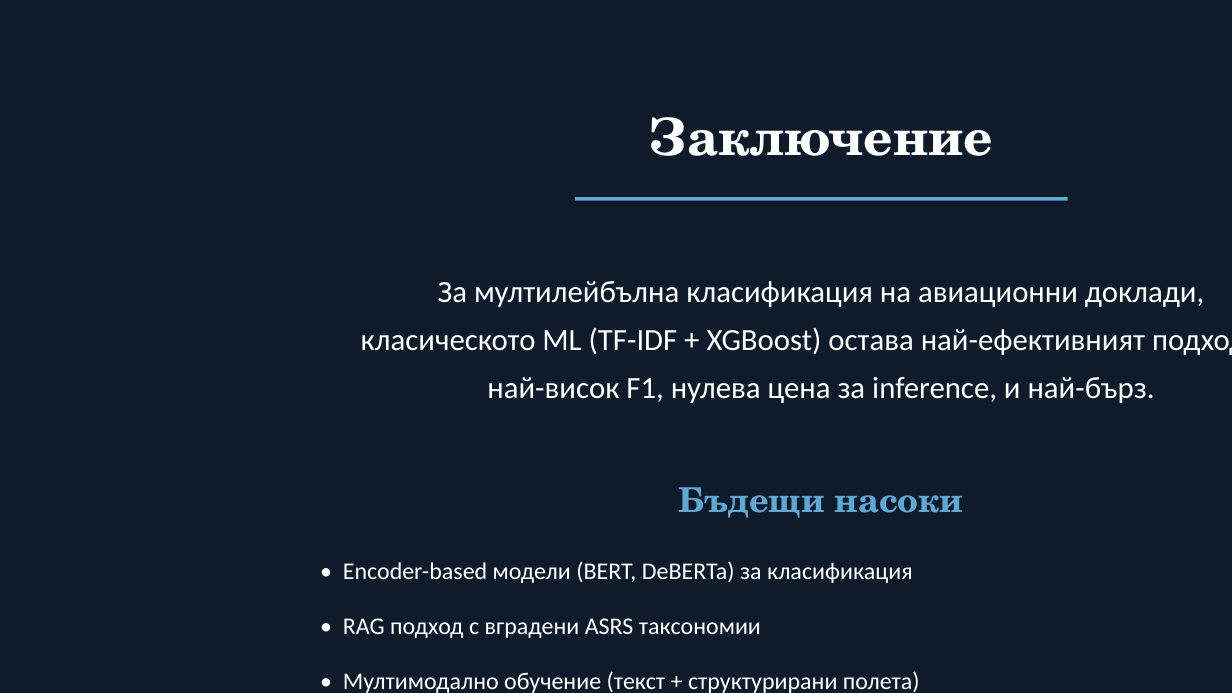
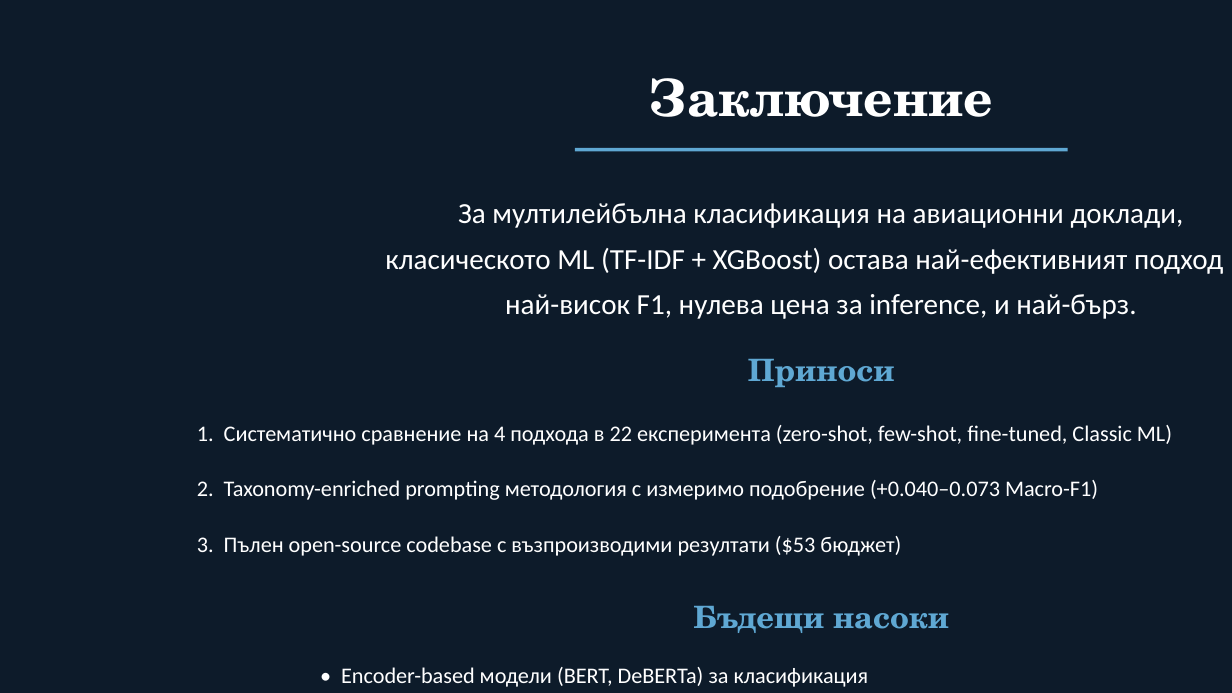
Before and after one commit to rashevzarko-crypto/NBU-ASRS, a slide deck: slide 20 of defense_presentation.pptx (slide 12 before the commit). Drawn at 1232x693 pixels with LibreOffice and Linux fonts; fonts in the diff are those of the drawing. Boxes give left, top, right and bottom in pixels: in the first picture for what was removed or moved away, otherwise in the second. Text is boxed around its words. In the diff, an @@ line names an element or a change of style, - is before the commit and + after.

Commit message:
Rewrite defense presentations (12 → 20 slides) for 15-20 min defense
Add 8 new methodology/results/analysis slides:
- Multi-label explained, Classic ML pipeline, LLM architecture
- QLoRA fine-tuning, prompt engineering, Classic ML results
- Zero-shot results, few-shot + fine-tuning, subcategory results
- Why Classic ML wins

Title slide adds Ф№ F98363, advisor доц. д-р Стоян Мишев.
Embed 7 figures (2 new: classic_ml_f1_barchart, fig_parent_vs_sub).
PPTX: ~1200 lines, HTML: ~830 lines of slide content.

```diff
--- a/defense_presentation.pptx
+++ b/defense_presentation.pptx
@@ text "Заключение": place and size @@
-text "Заключение" at (649, 117, 993, 156)
+text "Заключение" at (649, 78, 993, 117)
@@ rectangle: place and size @@
-rectangle at (575, 197, 1068, 201)
+rectangle at (575, 148, 1068, 152)
@@ text "За мултилейбълна класификация на авиационни ...": place and size @@
-text "За мултилейбълна класификация на авиационни ..." at (361, 281, 1232, 403)
+text "За мултилейбълна класификация на авиационни ..." at (385, 203, 1223, 319)
@@ text "За мултилейбълна класификация на авиационни ..." at (385, 203, 1223, 319): size 18 to 17 pt @@
@@ text added at (748, 359, 895, 387), 18 pt, text #5FA8D3, bold @@
+Приноси
@@ text added at (197, 425, 1172, 445), 13 pt, text #FFFFFF @@
+1. Систематично сравнение на 4 подхода в 22 експеримента (zero-shot, few-shot, fine-tuned, Classic ML)
@@ text added at (197, 480, 1098, 500), 13 pt, text #FFFFFF @@
+2. Taxonomy-enriched prompting методология с измеримо подобрение (+0.040–0.073 Macro-F1)
@@ text added at (197, 536, 901, 556), 13 pt, text #FFFFFF @@
+3. Пълен open-source codebase с възпроизводими резултати ($53 бюджет)
@@ text "Бъдещи насоки": place and size @@
-text "Бъдещи насоки" at (679, 487, 964, 518)
+text "Бъдещи насоки" at (693, 606, 949, 633)
@@ text "Бъдещи насоки" at (693, 606, 949, 633): size 20 to 18 pt @@
@@ text removed at (343, 618, 761, 638) @@
-• RAG подход с вградени ASRS таксономии
@@ text "• Encoder-based модели (BERT, DeBERTa) ...": place and size @@
-text "• Encoder-based модели (BERT, DeBERTa) ..." at (343, 561, 913, 583)
+text "• Encoder-based модели (BERT, DeBERTa) ..." at (341, 667, 869, 687)
@@ text "• Encoder-based модели (BERT, DeBERTa) ..." at (341, 667, 869, 687): size 14 to 13 pt; line spacing 1.2 to 1 @@
@@ text removed at (343, 671, 920, 693) @@
-• Мултимодално обучение (текст + структурирани полета)
```
Also in this commit, not shown: 6 other slides changed, 13 slides added, 5 slides removed, 4 other files.
